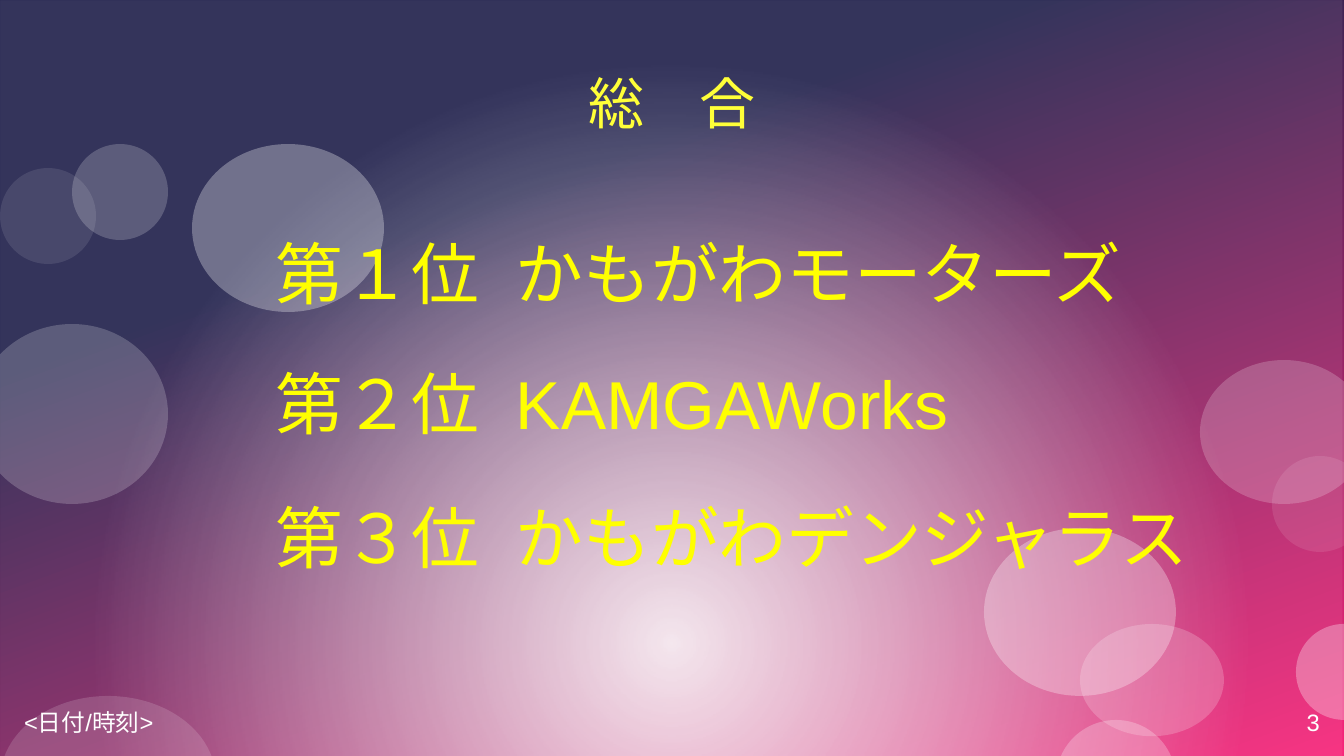
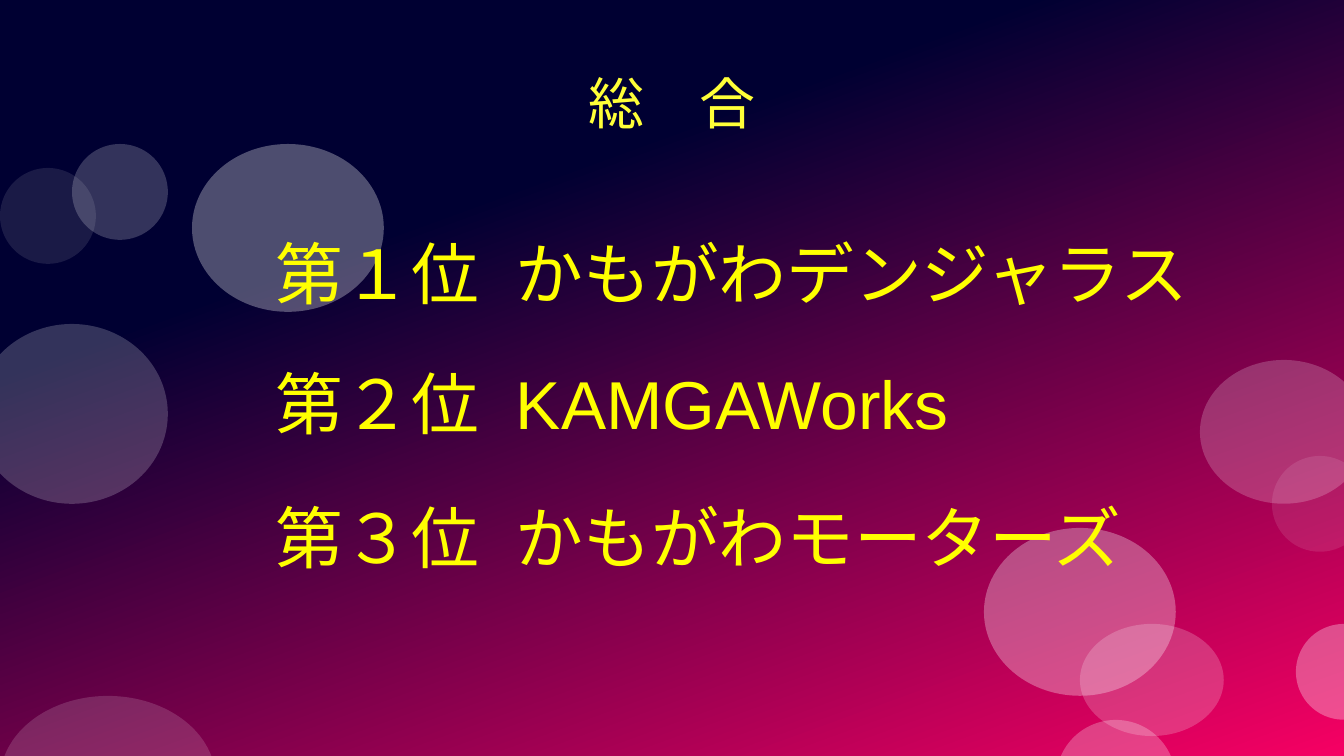
Before and after one commit to masakif1967-hash/etstartpg, a slide deck: slide 5 of 結果発表.pptx (slide 3 before the commit). Drawn at 1344x756 pixels with LibreOffice and Linux fonts; fonts in the diff are those of the drawing; background and template pictures are left out. Boxes give left, top, right and bottom in pixels: in the first picture for what was removed or moved away, otherwise in the second. Text is boxed around its words. In the diff, an @@ line names an element or a change of style, - is before the commit and + after.

```diff
--- a/結果発表.pptx
+++ b/結果発表.pptx
@@ rectangle removed at (0, 0, 1344, 756) @@
@@ text "かもがわデンジャラス" rewrapped from (516, 494, 1188, 580) to (516, 230, 1188, 305) @@
@@ text "かもがわモーターズ": place and size @@
-text "かもがわモーターズ" at (516, 230, 1122, 316)
+text "かもがわモーターズ" at (516, 494, 1122, 580)
@@ text removed at (24, 712, 153, 733) @@
-<日付/時刻>
@@ page number removed at (1307, 712, 1320, 732) @@
-3
```
Also in this commit, not shown: 1 other slide changed, 2 slides added, 11 other files.
